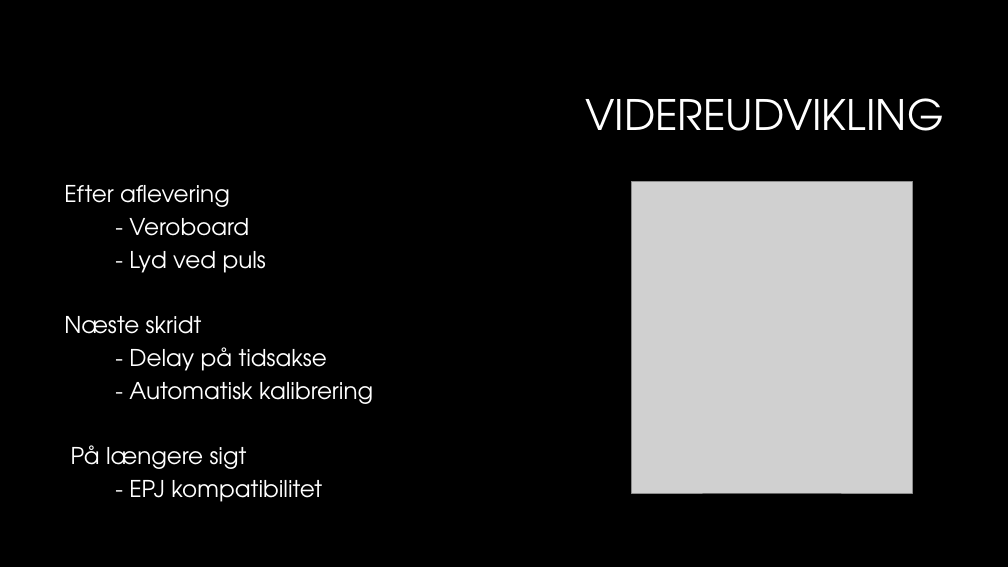
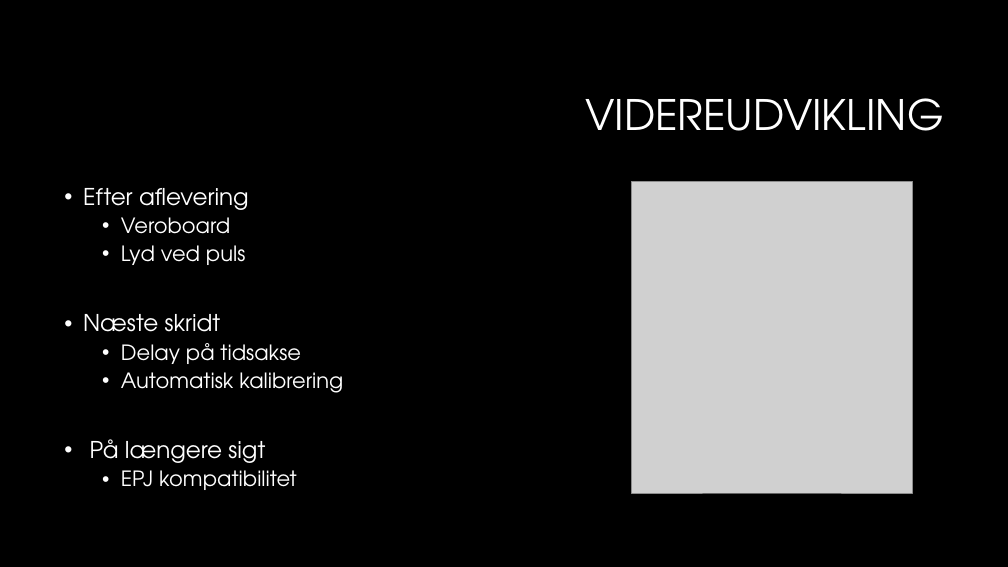
Before and after one commit to sarakirkeby/Semester-Projekt-3, a slide deck: slide 14 of Bifiler til projekt/Semesterprojekt 3.pptx. Drawn at 1008x567 pixels with LibreOffice and Linux fonts; fonts in the diff are those of the drawing; grey boxes stand for pictures; background and template pictures are left out. Boxes give left, top, right and bottom in pixels: in the first picture for what was removed or moved away, otherwise in the second. Text is boxed around its words. In the diff, an @@ line names an element or a change of style, - is before the commit and + after.

```diff
--- a/Bifiler til projekt/Semesterprojekt 3.pptx
+++ b/Bifiler til projekt/Semesterprojekt 3.pptx
@@ text at bbox=[83, 188, 265, 463]: bullet none to •; line spacing 0.8 to 0.9 @@
@@ text at bbox=[121, 217, 246, 265]: text changed; size 22 to 20 pt @@
-- Veroboard
-- Lyd ved puls
+  • Veroboard
+  • Lyd ved puls
@@ text at bbox=[121, 343, 343, 393]: text changed; size 22 to 20 pt @@
-- Delay på tidsakse
-- Automatisk kalibrering
+  • Delay på tidsakse
+  • Automatisk kalibrering
@@ text at bbox=[121, 470, 297, 490]: text changed; size 22 to 20 pt @@
-- EPJ kompatibilitet
+  • EPJ kompatibilitet
```
Also in this commit, not shown: 3 other slides changed.
